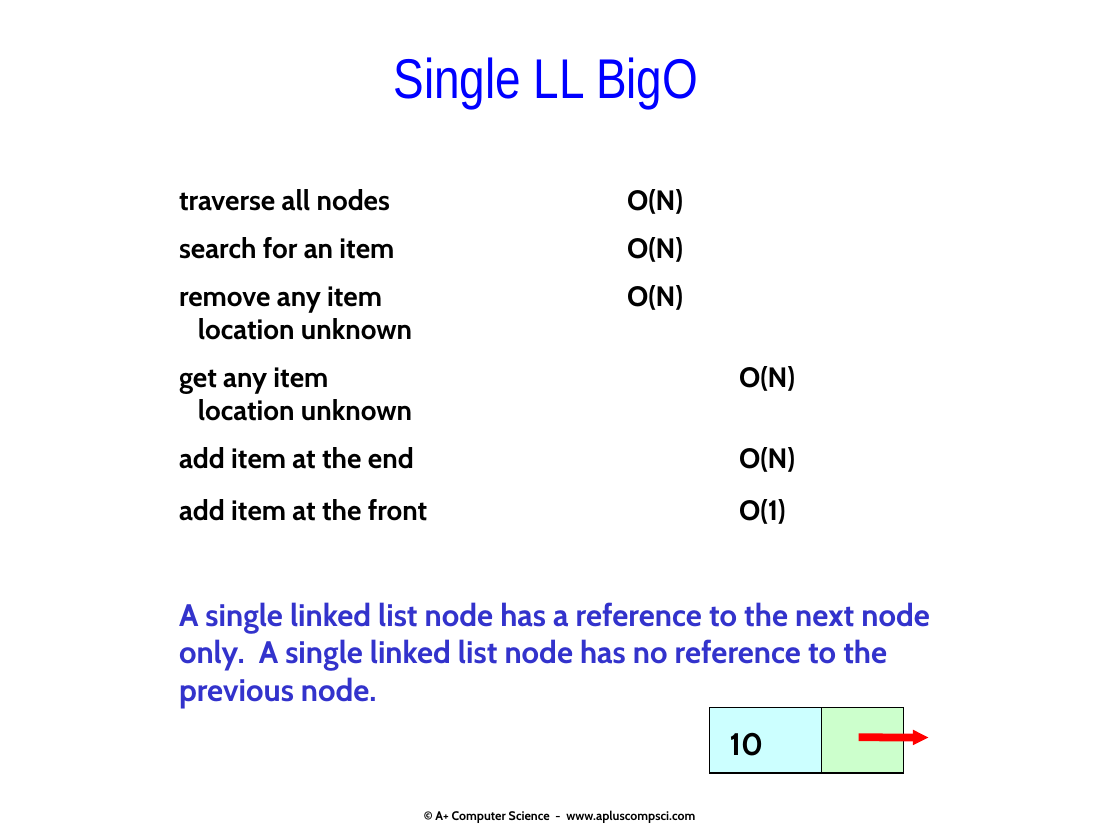
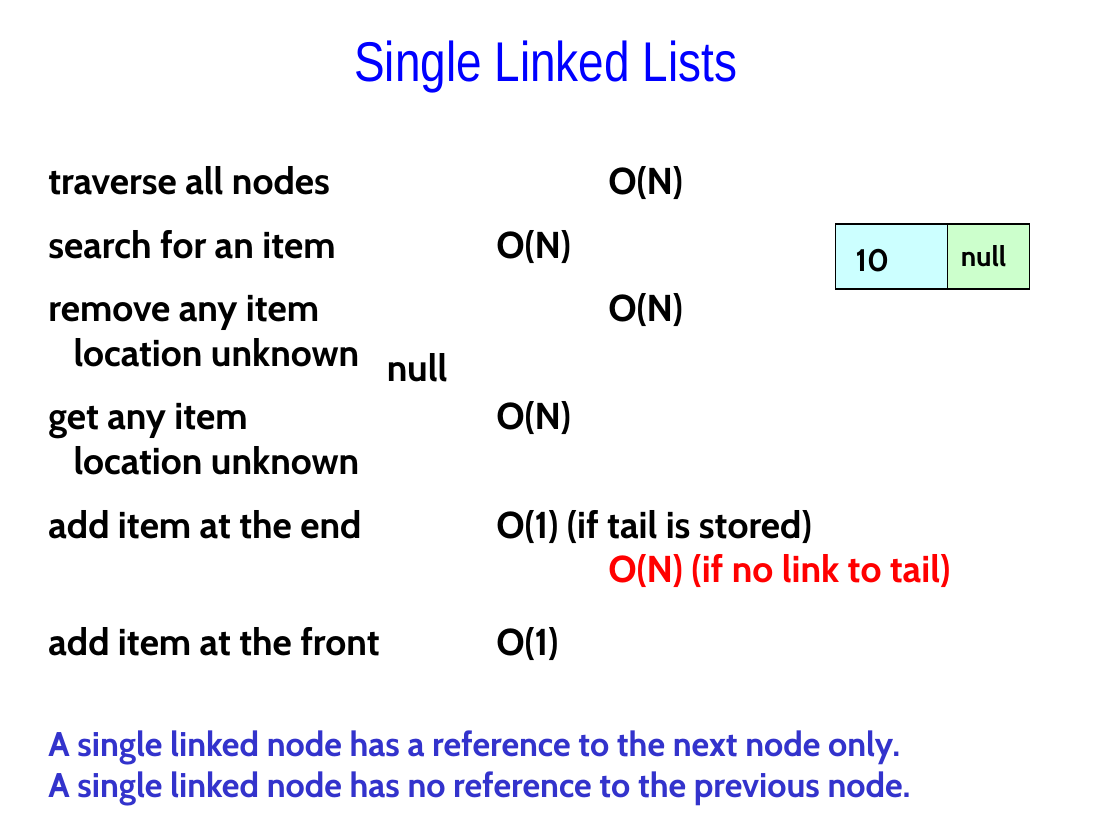
Before and after one commit to Cy-FairCS/cs3, a slide deck: slide 69 of u07a_linkedLists/notes/_linklists.16.pptx (slide 62 before the commit). Drawn at 1120x840 pixels with LibreOffice and Linux fonts; fonts in the diff are those of the drawing. Boxes give left, top, right and bottom in pixels: in the first picture for what was removed or moved away, otherwise in the second. Text is boxed around its words. In the diff, an @@ line names an element or a change of style, - is before the commit and + after.

```diff
--- a/u07a_linkedLists/notes/_linklists.16.pptx
+++ b/u07a_linkedLists/notes/_linklists.16.pptx
@@ text at (354, 40, 737, 91): text changed @@
-Single LL BigO
+Single Linked Lists
@@ text "traverse all nodes O(N)": place and size @@
-text "traverse all nodes O(N)" at (179, 189, 930, 708)
+text "traverse all nodes O(N)" at (48, 166, 951, 806)
@@ text at (48, 166, 683, 660): size 18 to 24 pt in "traverse all nodes O(N)", "search for an item O(N)", "remove any item O(N) location unknown", "get any item O(N) location unknown" and 1 more places; more space between paragraphs @@
@@ 2 rectangles, 1 text: place and size @@
-2 rectangles, 1 text at (709, 708, 904, 773)
+2 rectangles, 1 text at (836, 224, 1030, 289)
@@ text added at (961, 245, 1006, 267), 18 pt, text #000000, bold @@
+null
@@ text added at (387, 353, 448, 382), 24 pt, text #000000, bold @@
+null
@@ text at (48, 510, 951, 587): text changed; size 18 to 24 pt @@
-add item at the end O(N)
+add item at the end O(1) (if tail is stored)
+O(N) (if no link to tail)
@@ text at (48, 730, 911, 806): text changed; size 20 to 22 pt @@
-A single linked list node has a reference to the next node only. A single linked list node has no reference to the previous node.
+A single linked node has a reference to the next node only.
+A single linked node has no reference to the previous node.
@@ arrow removed from (859, 737) to (928, 738) @@
@@ text removed at (435, 810, 695, 823) @@
-© A+ Computer Science - www.apluscompsci.com
```
Also in this commit, not shown: 20 other slides changed, 10 slides added, 2 slides removed, 13 other files.
